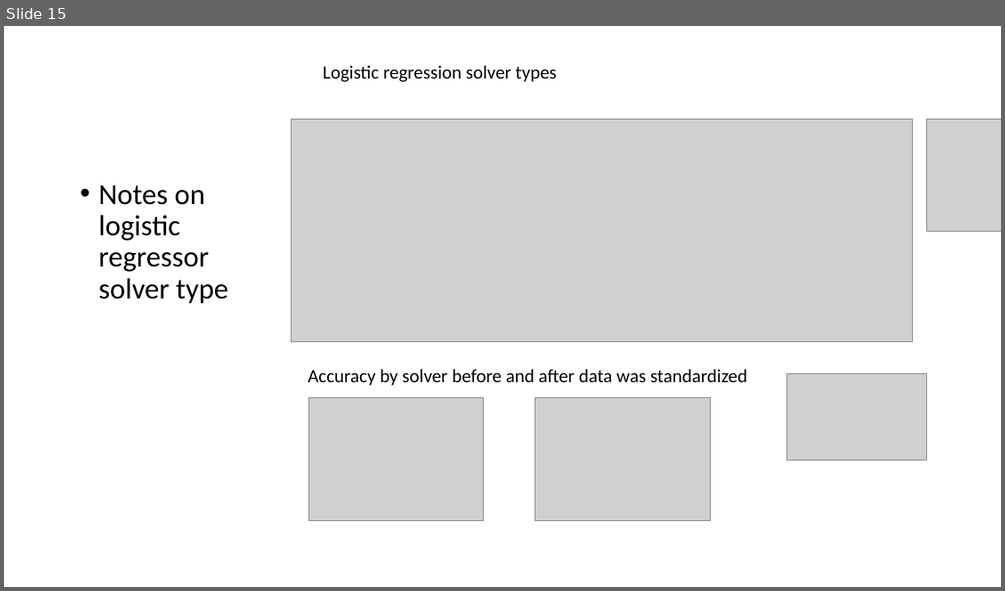
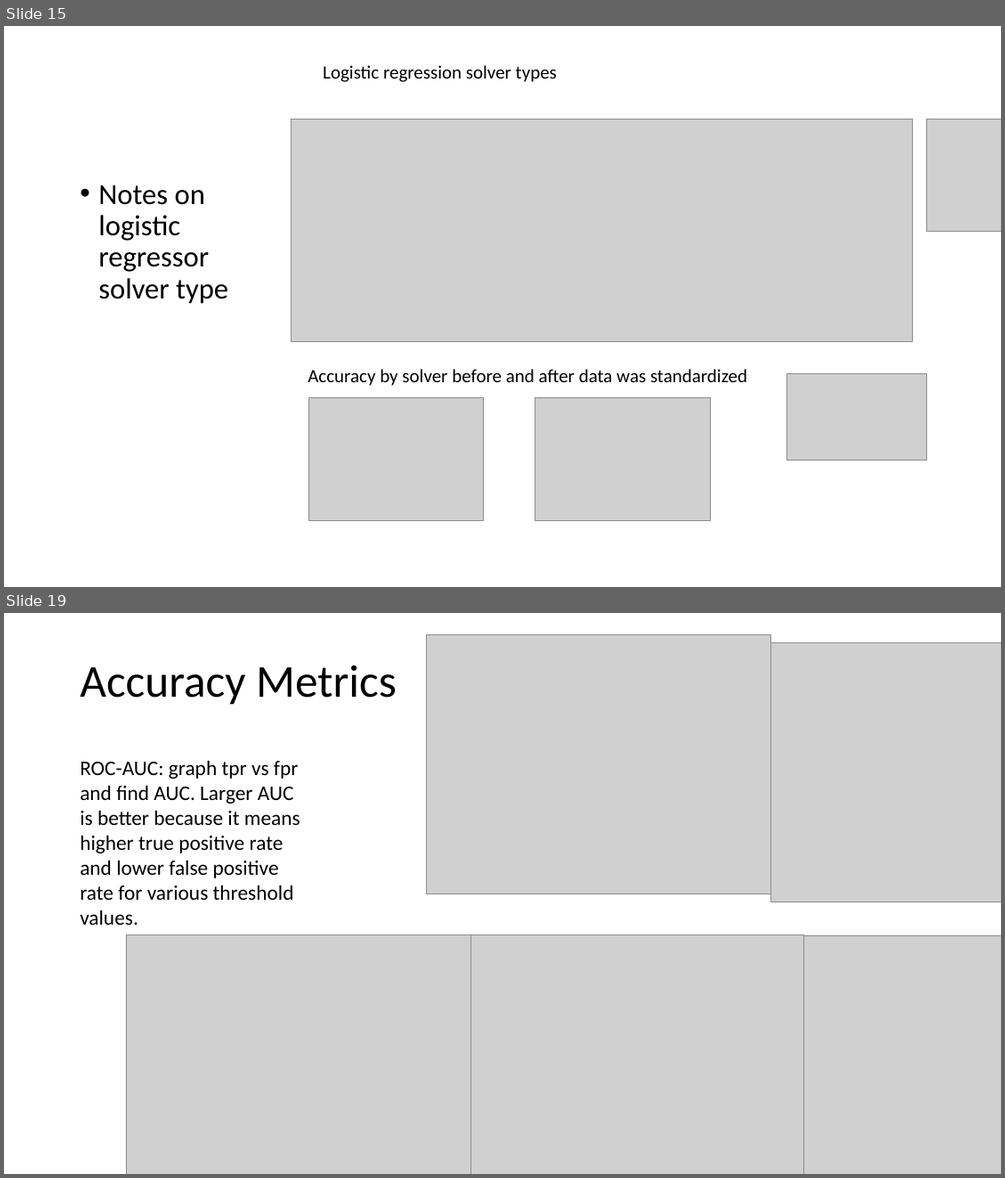
Before and after one commit to McGrathWormStuff/Image_Processing, a slide deck: Image Processing Presentation.pptx. Shown one above the other, each under a label of ours: slide 15 before the commit, slides 15 and 19 after it; the slides between them are not shown. The pictures are 1005x591 and 1005x1178 pixels, drawn with LibreOffice and Linux fonts; fonts in the diff are those of the drawing; grey boxes stand for pictures; background and template pictures are left out. Boxes give left, top, right and bottom in pixels: in the first picture for what was removed or moved away, otherwise in the second. Text is boxed around its words. In the diff, an @@ line names an element or a change of style, - is before the commit and + after.

```diff
--- a/Image Processing Presentation.pptx
+++ b/Image Processing Presentation.pptx
@@ slide 19 added at [4, 613, 1001, 1174], background #FFFFFF @@
@@ picture added at [427, 634, 771, 893] @@
@@ title added at [80, 665, 396, 705], 44 pt, text #000000 @@
+Accuracy Metrics
@@ picture added at [771, 643, 1001, 901] @@
@@ text added at [80, 760, 300, 925], 20 pt, text #000000 @@
+ROC-AUC: graph tpr vs fpr and find AUC. Larger AUC is better because it means higher true positive rate and lower false positive rate for various threshold values.
@@ picture added at [126, 934, 470, 1174] @@
@@ picture added at [460, 934, 804, 1174] @@
@@ picture added at [789, 935, 1001, 1174] @@
```
Also in this commit, not shown: 6 slides changed, 7 other slides added, 4 slides removed.
